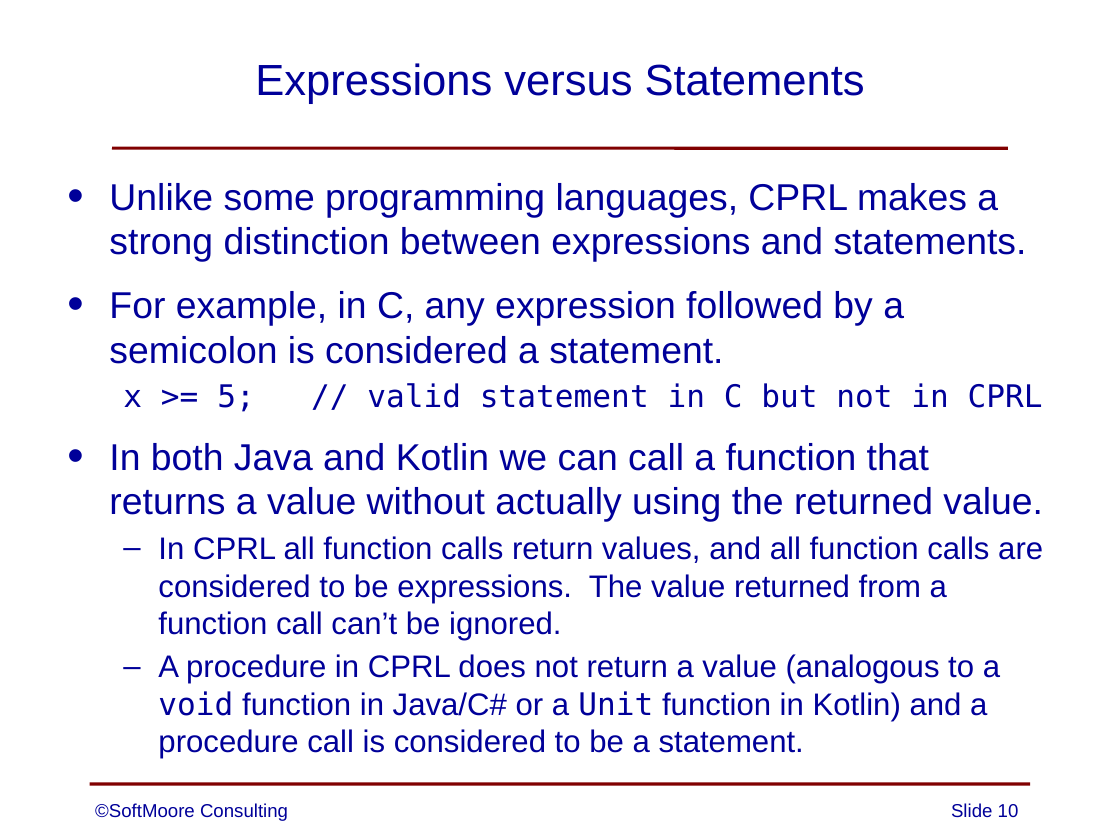
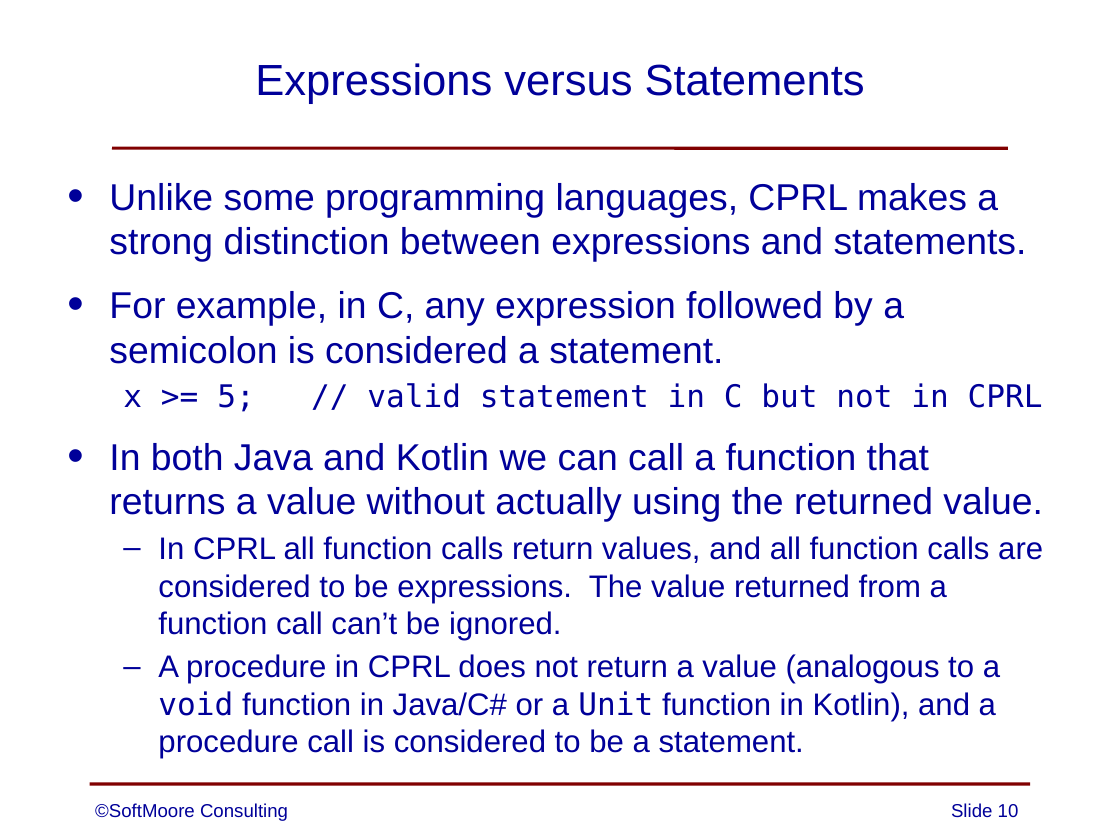
Before and after one commit to SoftMoore/CPRL-Java-4th, a slide deck: slide 10 of PowerPoints/04 - Definition of CPRL.pptx. Drawn at 1120x840 pixels with LibreOffice and Linux fonts; fonts in the diff are those of the drawing. Boxes give left, top, right and bottom in pixels: in the first picture for what was removed or moved away, otherwise in the second. Text is boxed around its words. In the diff, an @@ line names an element or a change of style, - is before the commit and + after.

Commit message:
minor update to one slide

```diff
--- a/PowerPoints/04 - Definition of CPRL.pptx
+++ b/PowerPoints/04 - Definition of CPRL.pptx
@@ text at (158, 654, 1000, 758): text changed @@
-  – A procedure in CPRL does not return a value (analogous to a void function in Java/C# or a Unit function in Kotlin) and a procedure call is considered to be a statement.
+  – A procedure in CPRL does not return a value (analogous to a void function in Java/C# or a Unit function in Kotlin), and a procedure call is considered to be a statement.
```
